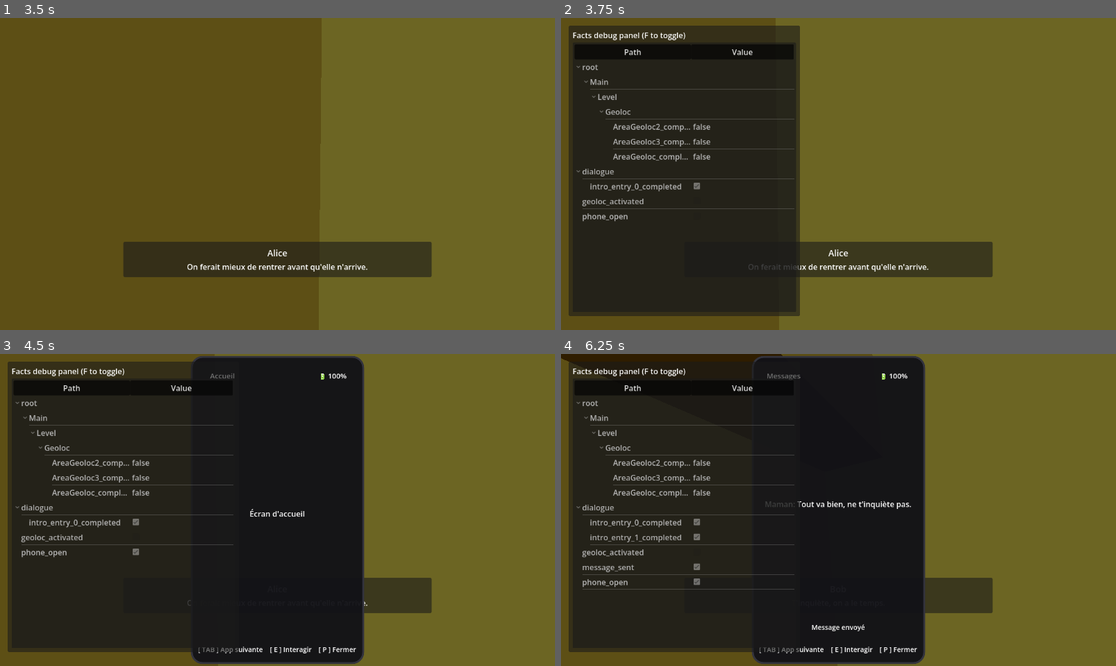
Above: before the commit, frames 1-4 (two rows, left to right).
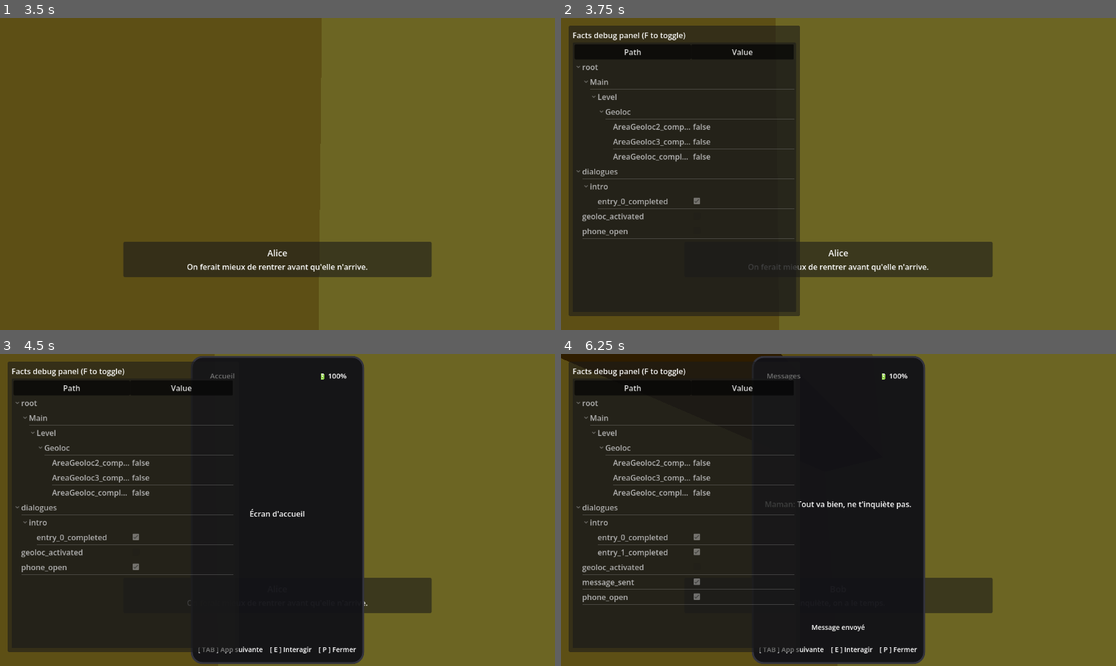
Above: after the commit, the same moments.

Repository: thewasmans/IGU-Summer-Jam-2026
Game: Godot game, scene res://scenes/main.tscn
Two runs of this game, one before a commit and one after it. Both use one fixed random seed, a clock stepped at 60 frames per second and the inputs below.
Inputs (mouse positions are in pixels of both pictures, inside the frame that each line leads up to):
- Up to frame 1 (3.5 s): tap Enter at 0.5 s; move the mouse to (305, 174) at 0.52 s; hold E (action_interract) 0.53-1.28 s; hold W (action_forward) from 0.53 s (still down); click (305, 174) at 0.67 s; tap Space (jump) at 0.77, 1.52, 2.75, 3.02 s; move the mouse to (249, 174) at 1.27 s; tap V (camera_mode_switch) at 1.35 s; move the mouse to (288, 167) at 2.02 s; hold Shift (sprint) 2.03-2.78 s; move the mouse to (271, 180) at 2.77 s; tap Alt (walk) at 2.85 s; click (271, 180) at 2.92 s
- Up to frame 2 (3.75 s): keep holding W (action_forward); move the mouse to (877, 177) at 3.52 s; tap F at 3.6 s
- Up to frame 3 (4.5 s): keep holding W (action_forward); tap Space (jump) at 3.77 s; tap Enter at 4.25 s; move the mouse to (233, 506) at 4.27 s; tap P at 4.35 s
- Up to frame 4 (6.25 s): tap Space (jump) at 4.52, 5, 6.02 s; move the mouse to (844, 510) at 5.02 s; tap Tab at 5.1 s; click (844, 510) at 5.17 s; tap Enter at 5.75 s; move the mouse to (816, 503) at 5.77 s; release W (action_forward) at 5.78 s; hold D (action_turn_right) from 5.78 s (still down); tap E (action_interract) at 5.85 s

Frame 1 is identical in both runs. In frame 2, 0.6% of the frame differs, in the area x 3-43%, y 48-71%; in frame 3, 0.7%; in frame 4, 1.0%, in the area x 3-43%, y 48-81%.

Commit message:
feat: change dialogue manager fact

Diff:
--- a/scripts/managers/dialogue_manager.gd
+++ b/scripts/managers/dialogue_manager.gd
@@ -56,7 +56,7 @@
 	dialogue_completed.emit(dialogue)
 
 static func _dialogue_fact_key(dialogue: Dialogue) -> String:
-	return "dialogue/%s_completed" % dialogue.dialogue_id
+	return "dialogues/%s/dialogue_completed" % dialogue.dialogue_id
 
 static func _entry_fact_key(dialogue: Dialogue, entry_index: int) -> String:
-	return "dialogue/%s_entry_%d_completed" % [dialogue.dialogue_id, entry_index]
+	return "dialogues/%s/entry_%d_completed" % [dialogue.dialogue_id, entry_index]
